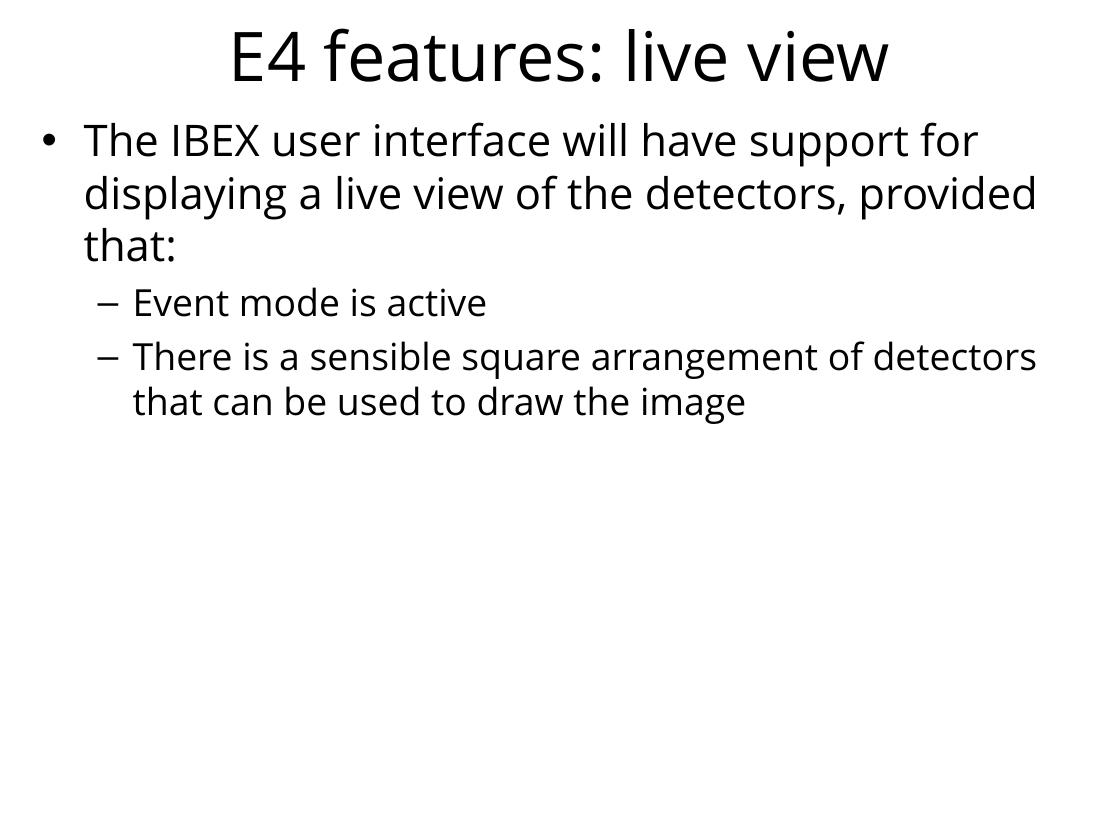
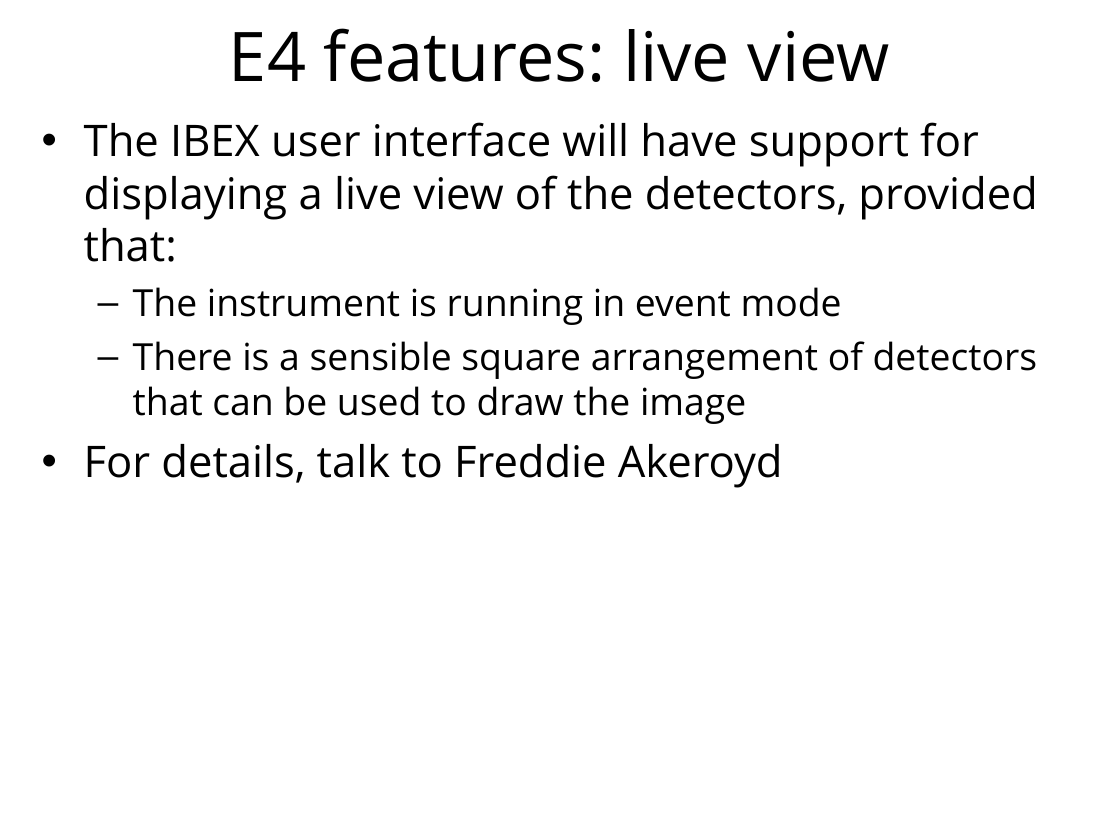
Before and after one commit to ISISComputingGroup/ibex_user_manual, a slide deck: slide 11 of eclipse_4_changes.ppt. Drawn at 1120x840 pixels with LibreOffice and Linux fonts; fonts in the diff are those of the drawing; background and template pictures are left out. Boxes give left, top, right and bottom in pixels: in the first picture for what was removed or moved away, otherwise in the second. Text is boxed around its words. In the diff, an @@ line names an element or a change of style, - is before the commit and + after.

```diff
--- a/eclipse_4_changes.ppt
+++ b/eclipse_4_changes.ppt
@@ text at box(133, 287, 842, 325): text changed @@
-  – Event mode is active
+  – The instrument is running in event mode
@@ text at box(84, 444, 783, 488): paragraph added @@
+• For details, talk to Freddie Akeroyd
```
Also in this commit, not shown: 1 other slide changed.
